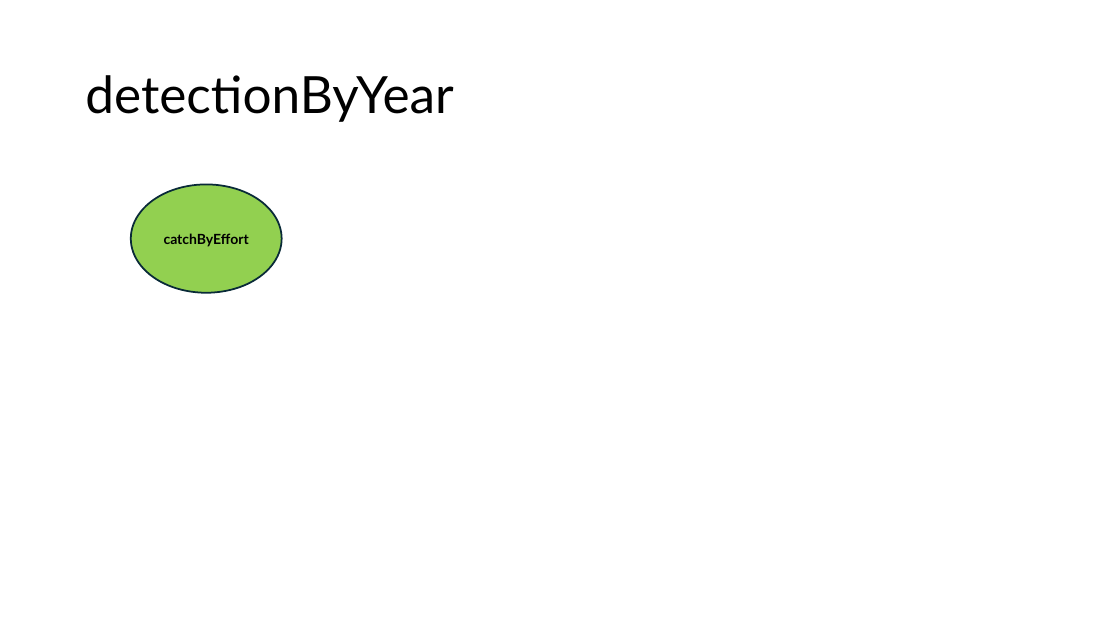
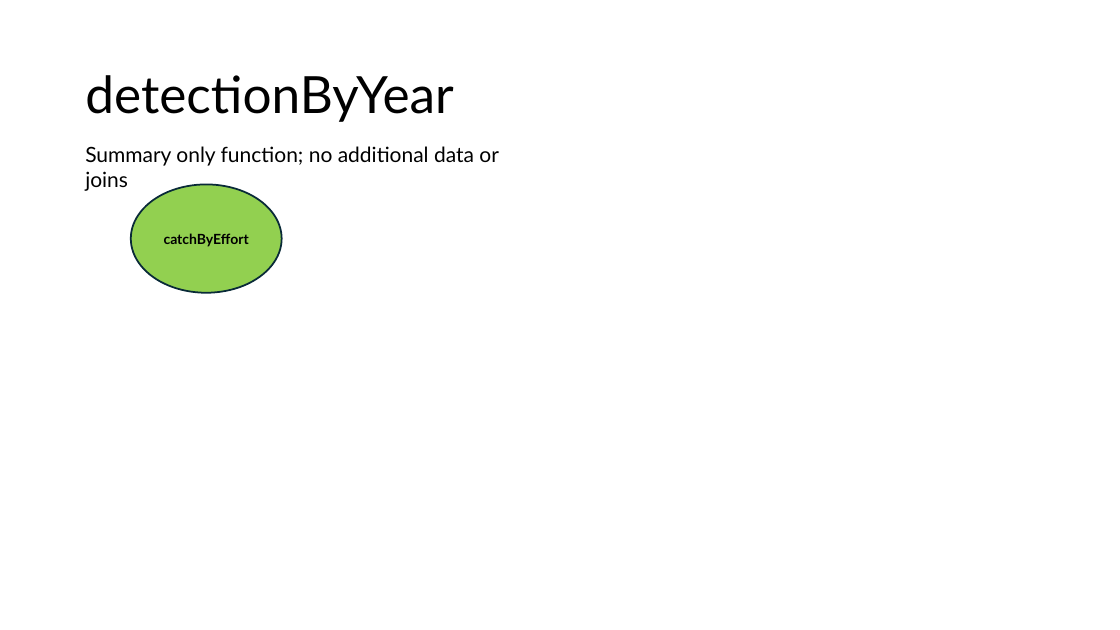
Before and after one commit to DNRFISH/MFA, a slide deck: slide 5 of dev/MFA_table_joins.pptx. Drawn at 1120x630 pixels with LibreOffice and Linux fonts; fonts in the diff are those of the drawing. Boxes give left, top, right and bottom in pixels: in the first picture for what was removed or moved away, otherwise in the second. Text is boxed around its words. In the diff, an @@ line names an element or a change of style, - is before the commit and + after.

Commit message:
added detectionByYear

```diff
--- a/dev/MFA_table_joins.pptx
+++ b/dev/MFA_table_joins.pptx
@@ text added at [85, 146, 499, 191], 18 pt, text #000000 @@
+Summary only function; no additional data or joins
```
